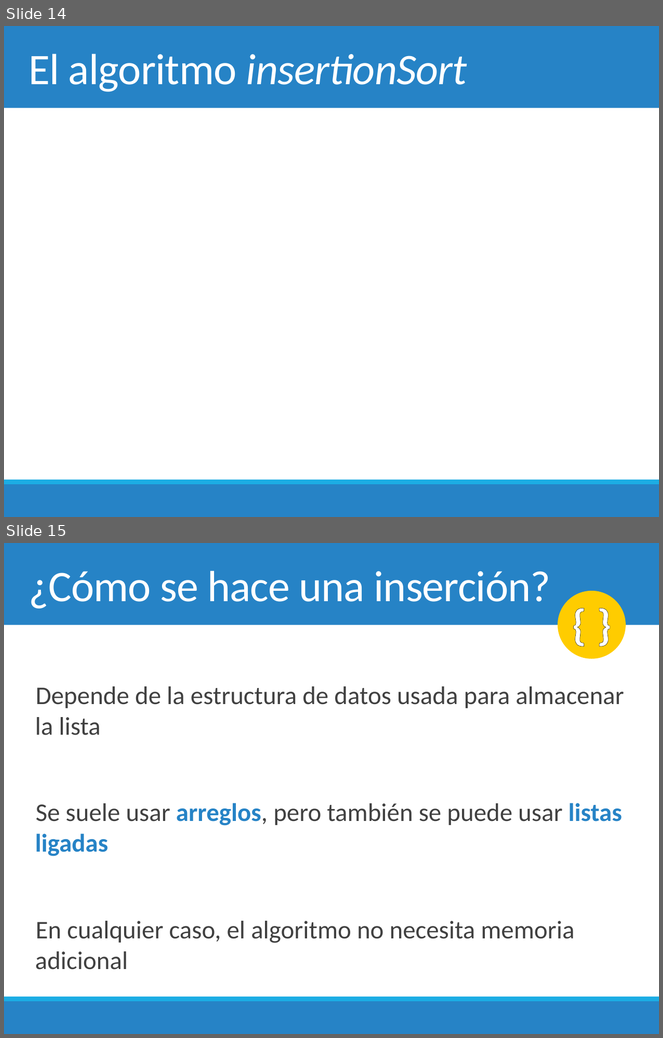
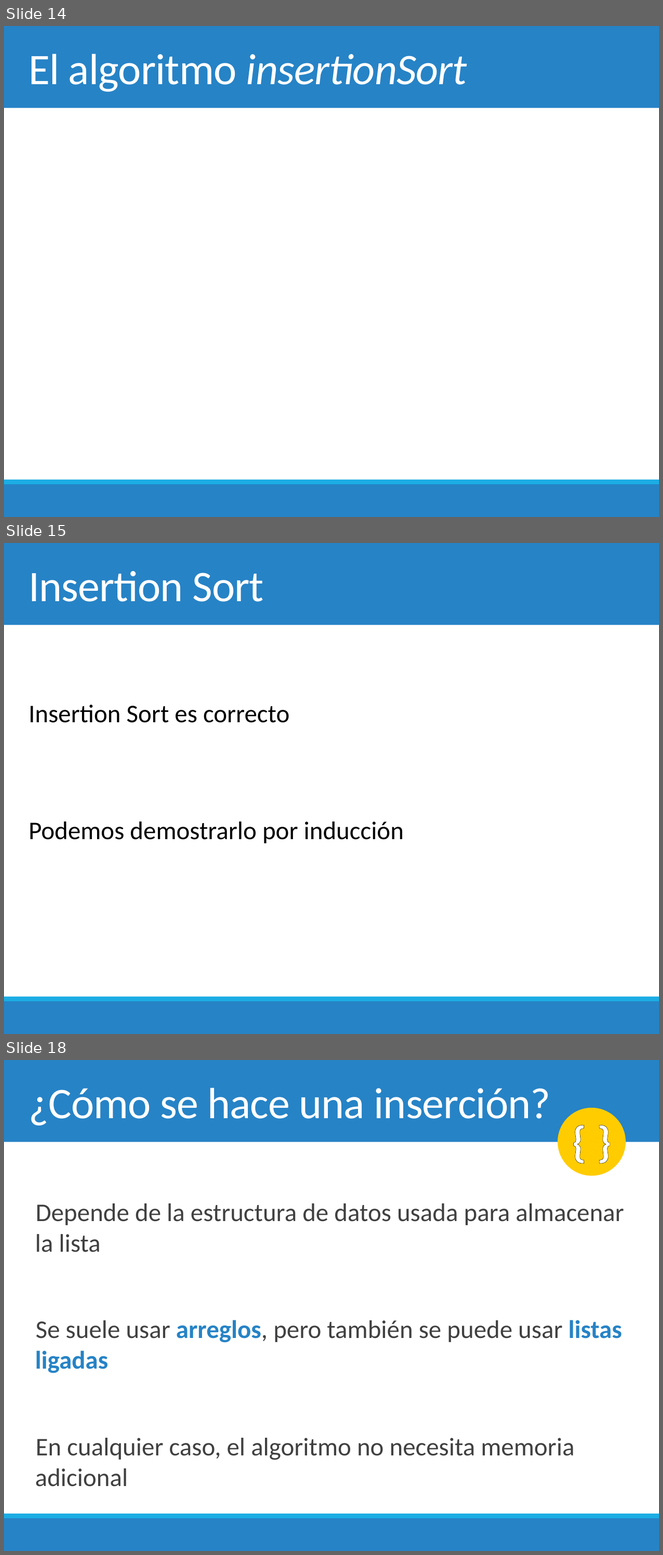
Before and after one commit to kdroppelmann/2020-1, a slide deck: Clases/01. Selection & Insertion sort.pptx. Shown one above the other, each under a label of ours: slides 14 and 15 before the commit, slides 14, 15 and 18 after it; the slides between them are not shown. The pictures are 663x1038 and 663x1555 pixels, drawn with LibreOffice and Linux fonts; fonts in the diff are those of the drawing; grey boxes stand for pictures. Boxes give left, top, right and bottom in pixels: in the first picture for what was removed or moved away, otherwise in the second. Text is boxed around its words. In the diff, an @@ line names an element or a change of style, - is before the commit and + after.

```diff
--- a/Clases/01. Selection & Insertion sort.pptx
+++ b/Clases/01. Selection & Insertion sort.pptx
@@ slide 15 added at (4, 543, 659, 1034), background #FFFFFF; not listed: 3 template elements that a slide beside it also shows @@
@@ title added at (28, 571, 264, 602), 48 pt, text #FFFFFF @@
+Insertion Sort
@@ text added at (28, 705, 404, 844), 28 pt, text #000000 @@
+Insertion Sort es correcto
+Podemos demostrarlo por inducción
@@ what was slide 15 is now slide 18 @@
```
Also in this commit, not shown: 2 other slides added, 4 other files.
